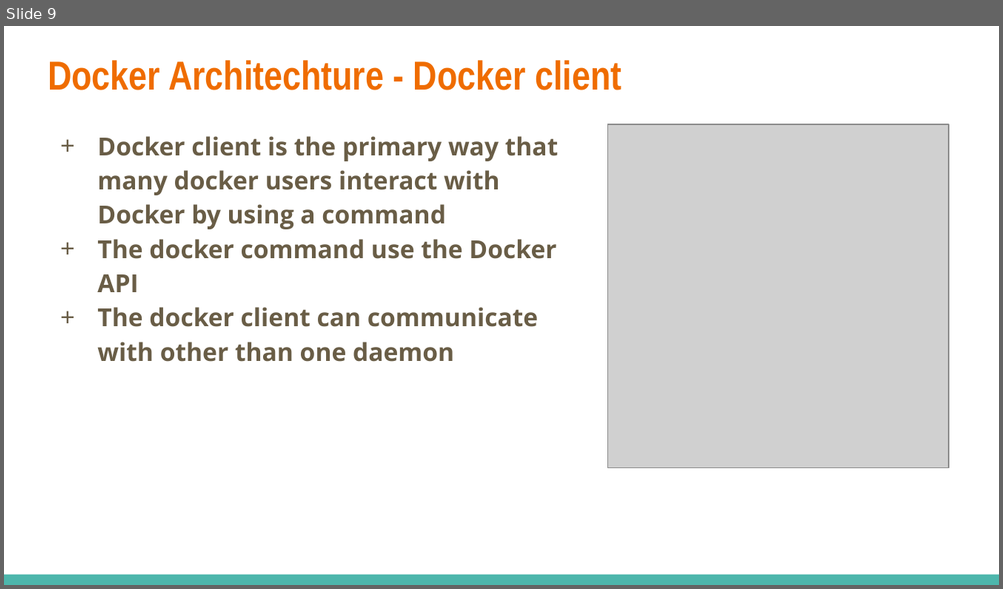
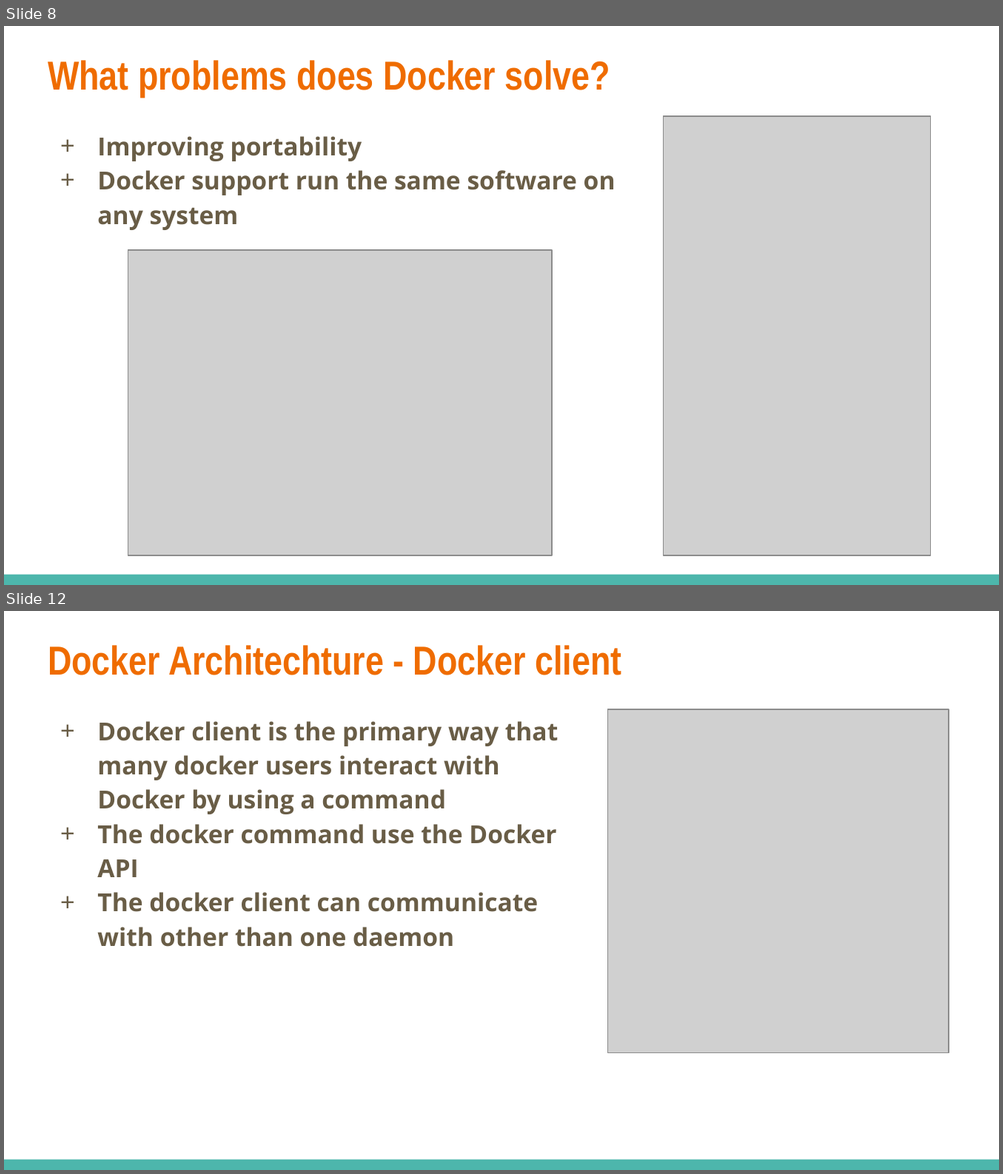
Before and after one commit to dinhhung09138/Learning-Example, a slide deck: docker/Docker - 01 - Basic.pptx. Shown one above the other, each under a label of ours: slide 9 before the commit, slides 8 and 12 after it; the slides between them are not shown. The pictures are 1003x589 and 1003x1174 pixels, drawn with LibreOffice and Linux fonts; fonts in the diff are those of the drawing; grey boxes stand for pictures. Boxes give left, top, right and bottom in pixels: in the first picture for what was removed or moved away, otherwise in the second. Text is boxed around its words. In the diff, an @@ line names an element or a change of style, - is before the commit and + after.

Commit message:
Docker introduction

```diff
--- a/docker/Docker - 01 - Basic.pptx
+++ b/docker/Docker - 01 - Basic.pptx
@@ slide 8 added at (x1=4, y1=26, x2=999, y2=585), background #FFFFFF; not listed: 1 template element that a slide beside it also shows @@
@@ title added at (x1=48, y1=60, x2=610, y2=97), 29.4 pt, text #EF6C00, bold @@
+What problems does Docker solve?
@@ text added at (x1=97, y1=136, x2=615, y2=230), 18 pt, text #695D46, bold @@
++ Improving portability
++ Docker support run the same software on any system
@@ picture added at (x1=663, y1=116, x2=930, y2=556) @@
@@ picture added at (x1=128, y1=249, x2=552, y2=556) @@
@@ what was slide 9 is now slide 12 @@
```
Also in this commit, not shown: 7 slides changed, 3 other slides added.
